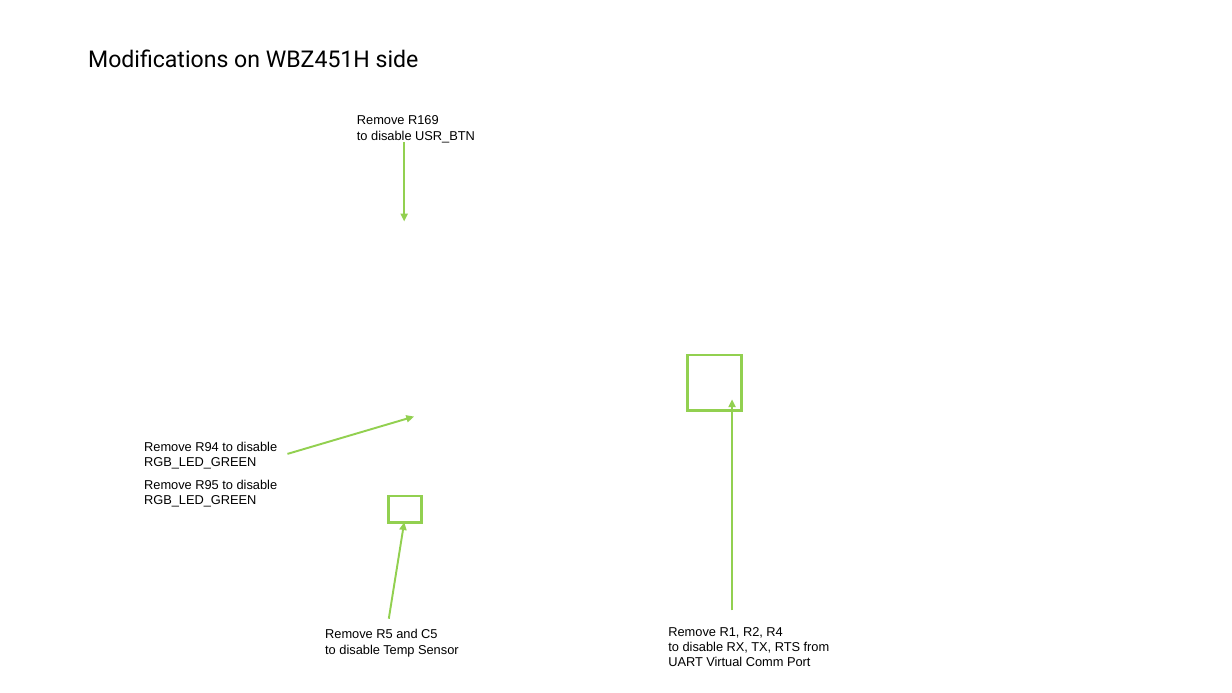
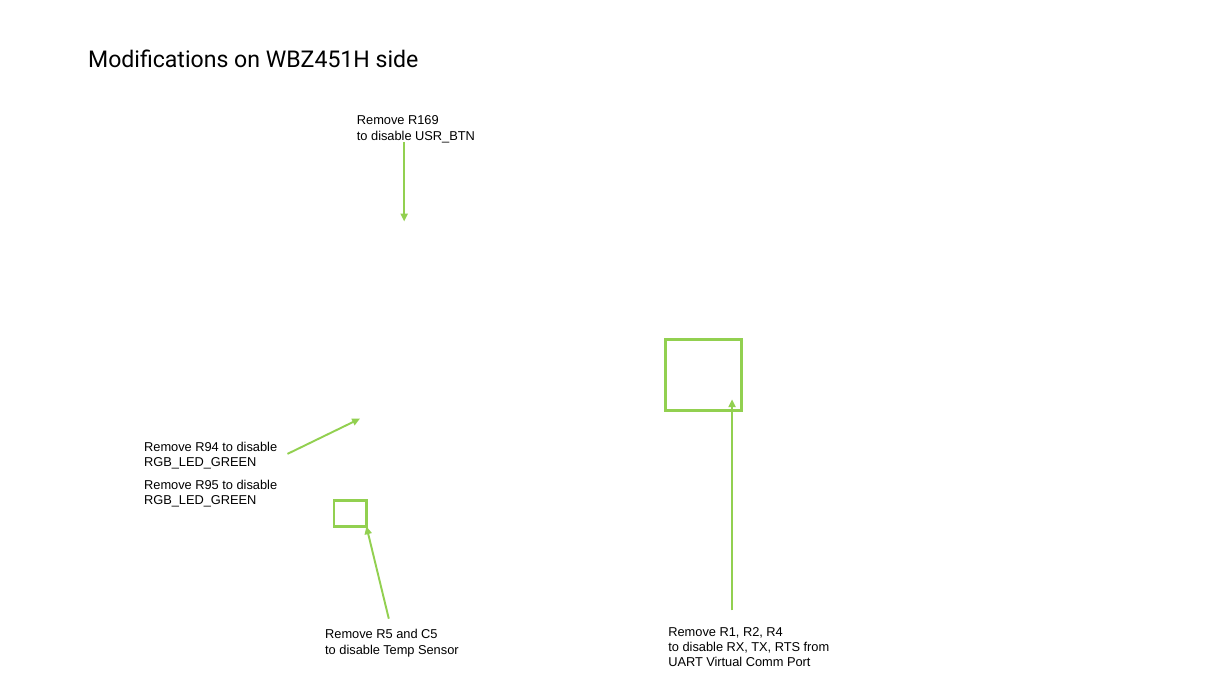
Before and after one commit to MicrochipTech/G3_HYBRID_IOT_DEMO, a slide deck: slide 2 of g3_device_udp_wbz451h/doc/WBZ451H_XPRO1.pptx. Drawn at 1232x693 pixels with LibreOffice and Linux fonts; fonts in the diff are those of the drawing; background and template pictures are left out. Boxes give left, top, right and bottom in pixels: in the first picture for what was removed or moved away, otherwise in the second. Text is boxed around its words. In the diff, an @@ line names an element or a change of style, - is before the commit and + after.

```diff
--- a/g3_device_udp_wbz451h/doc/WBZ451H_XPRO1.pptx
+++ b/g3_device_udp_wbz451h/doc/WBZ451H_XPRO1.pptx
@@ rectangle: place and size @@
-rectangle at box(688, 355, 742, 411)
+rectangle at box(665, 340, 741, 411)
@@ arrow moved from (287, 454) - (414, 417) to (287, 454) - (360, 419) @@
@@ rectangle: place and size @@
-rectangle at box(389, 496, 421, 523)
+rectangle at box(334, 500, 366, 527)
@@ arrow moved from (389, 619) - (404, 522) to (389, 619) - (367, 527) @@
```
Also in this commit, not shown: 27 other files.
